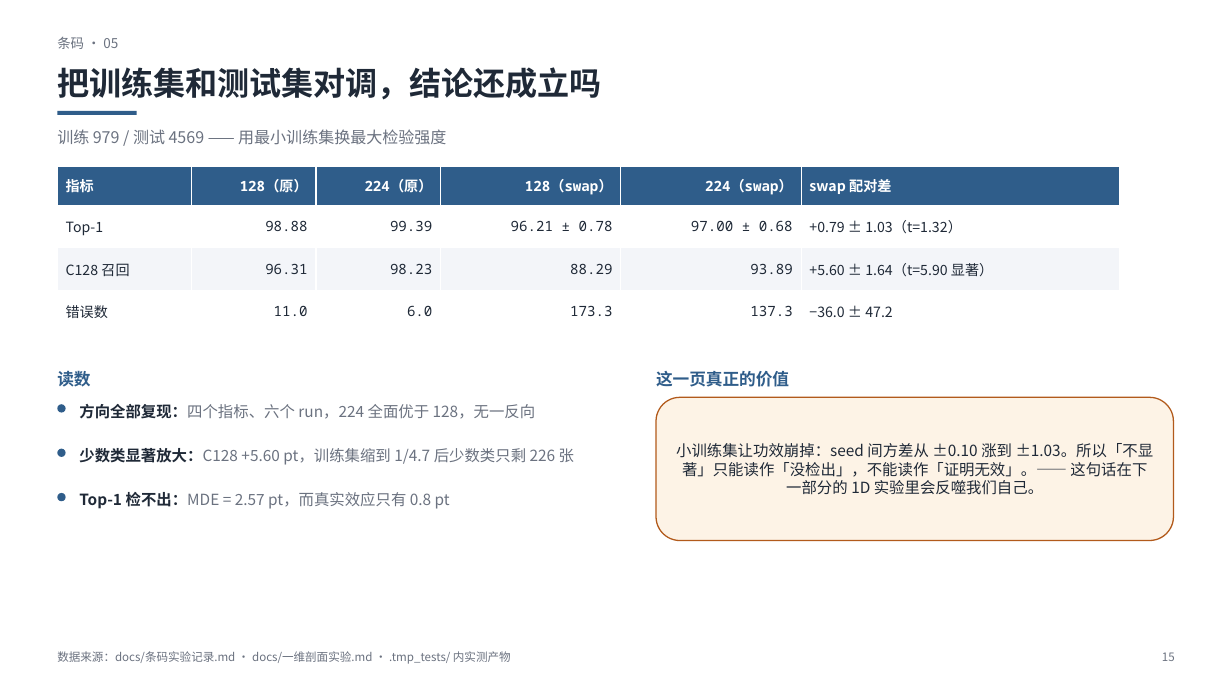
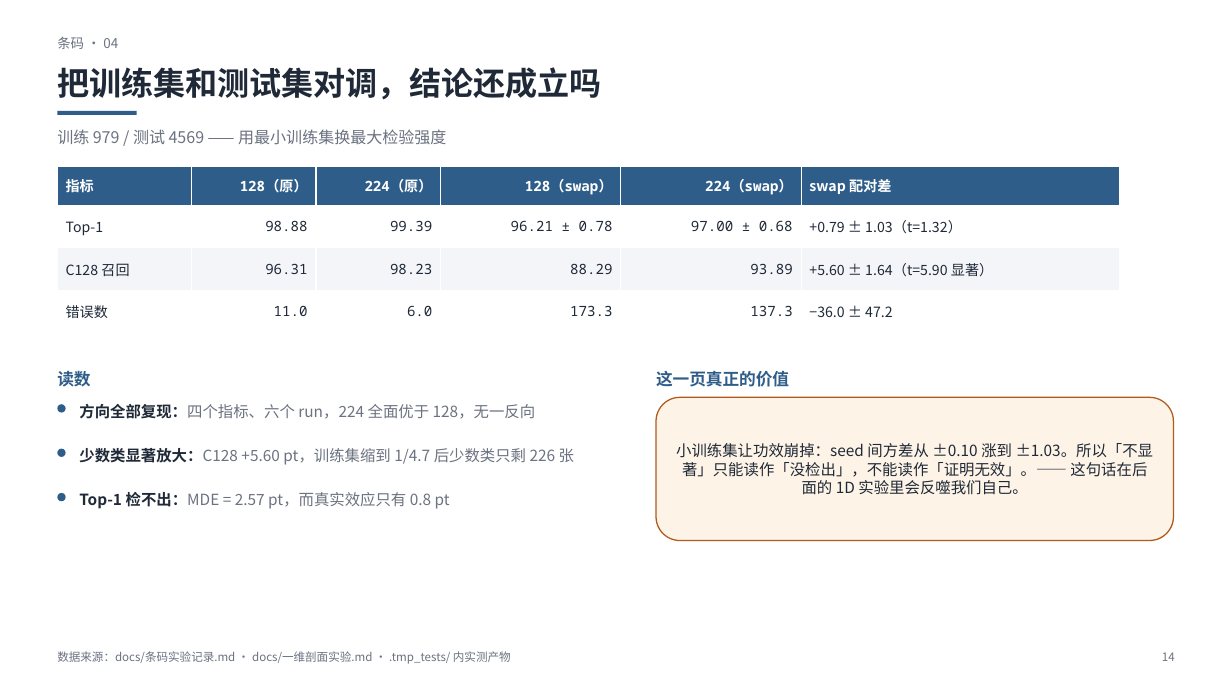
Before and after one commit to adddd392/study0, a slide deck: slide 14 of slides/第三周汇报.pptx (slide 15 before the commit). Drawn at 1232x693 pixels with LibreOffice and Linux fonts; fonts in the diff are those of the drawing. Boxes give left, top, right and bottom in pixels: in the first picture for what was removed or moved away, otherwise in the second. Text is boxed around its words. In the diff, an @@ line names an element or a change of style, - is before the commit and + after.

Commit message:
refactor(slides): 五个负结果改为 15% 训练集对照，并入镜像复核页
用户指出：负结果页要比的是 15% 训练集的内容，而不是原划分的数字。

【新的 05 页「五个负结果：换到 15% 训练集上重跑，全都不显著」】
表头六列：尝试 | 做法 | 原划分 | 15% 训练集 | 配对差（15%） | 判定
  224 基线      99.39            97.00 ± 0.68     —                    参照
  Focal Loss    99.08            95.84 ± 2.60     −0.77（t=−0.45）      不显著
  Label Smooth  99.18 ± 0.37     97.19 ± 0.38     +0.20（t=0.32）       不显著
  S16           99.49 ± 0.18     96.09 ± 1.17     −0.90（t=−0.85）      不显著
  128×384 几何  ≈ 0 提升         95.56 ± 0.45     −0.64（t=−2.75）      不显著
  加轮数 10→20  99.39（同 10 轮） 未重跑           —                     无效
副标题给出功效口径：训练 979 张，MDE = 2.57 pt（Top-1）/ 4.08 pt（C128）。
共同的原因改为两条：效应量小于 MDE；符号都不稳（S16 +0.10→−0.90、
LS −0.21→+0.20）。右侧强调块吸收原镜像复核页的结论：S16 要改写成
「不确定有收益，且可能在少数类上有代价」（C128 −4.30 pt）。

【结构调整】
  · 页序换成「03 128→224 → 04 划分反转（原 05）→ 05 负结果（15%）」，
    先说明为什么换划分，再给 15% 上的负结果。
  · 删除原「06 镜像复核」页 —— 其表格与结论已全部被新的 05 页吸收，
    避免同一批 run 讲两遍；后续页签 07..12 前移为 06..11（一次正则映射，
    不做连环改名）。
  · 条码封面清单 12 项 → 11 项，与页签一致。
  · 04 页强调块措辞：「下一部分」→「后面的」（避免读成跨册指代）。

【校验】21 页；0 越界；页码 1–21 正确；表格行高全部够用；图片/表格无重叠；
页签 01–11 连续；封面清单与页签一致；全文无「附录 / 镜像复核 / 第一部分」
等悬空引用；flake8 无告警。

```diff
--- a/slides/第三周汇报.pptx
+++ b/slides/第三周汇报.pptx
@@ text at <box>57,37,118,49</box>: text changed @@
-条码 · 05
+条码 · 04
@@ text in rounded rectangle at <box>676,443,1154,495</box>: text changed @@
-小训练集让功效崩掉：seed 间方差从 ±0.10 涨到 ±1.03。所以「不显著」只能读作「没检出」，不能读作「证明无效」。—— 这句话在下一部分的 1D 实验里会反噬我们自己。
+小训练集让功效崩掉：seed 间方差从 ±0.10 涨到 ±1.03。所以「不显著」只能读作「没检出」，不能读作「证明无效」。—— 这句话在后面的 1D 实验里会反噬我们自己。
@@ text at <box>1162,652,1175,661</box>: text changed @@
-15
+14
```
Also in this commit, not shown: 8 other slides changed, 1 slide removed, 1 other file.
